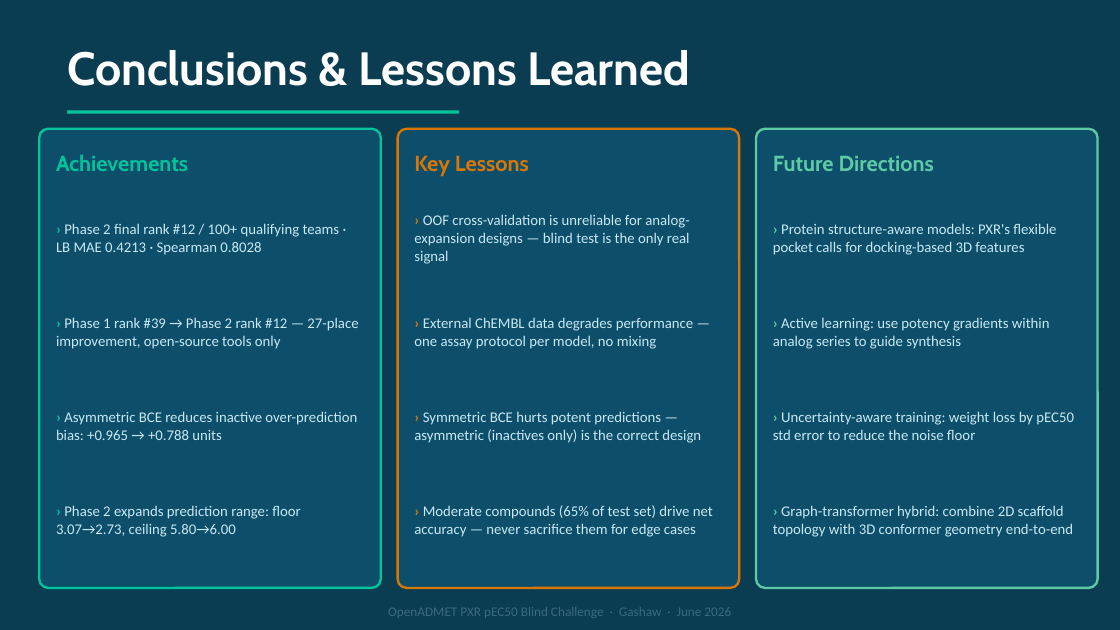
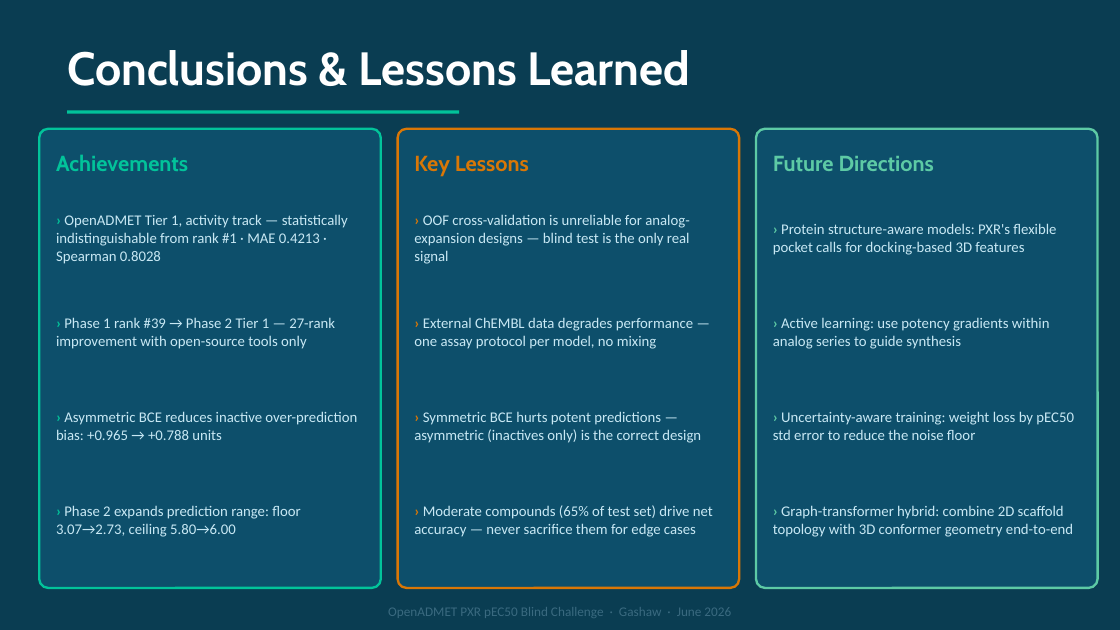
Before and after one commit to gashawmg/openadmet-pxr-pec50-challenge, a slide deck: slide 15 of pxr_challenge_presentation_v4.pptx. Drawn at 1120x630 pixels with LibreOffice and Linux fonts; fonts in the diff are those of the drawing. Boxes give left, top, right and bottom in pixels: in the first picture for what was removed or moved away, otherwise in the second. Text is boxed around its words. In the diff, an @@ line names an element or a change of style, - is before the commit and + after.

Commit message:
Reframe narrative: Tier 1 standing over rank number
- README: Rank #12 → Tier 1 (activity track, 43-entry top tier)
- Slide 1: 'Final Rank #12' card → 'Tier 1 / OpenADMET Standing'; '#39 improvement' → '#39 → T1 journey'
- Slide 13: Header → 'Phase 2 — OpenADMET Tier 1 · Activity Track'; top metric card → 'Tier 1 / 43-entry top tier'; table row → 'Tier 1, Activity Track (of 43)'
- Slide 14: Header → 'Tier 1 Confirmed'; bar label → 'Gashaw (Tier 1)'; first insight card references official OpenADMET Tier 1 designation (43 entries, sequential significance testing)
- Slide 15: Achievements lead with Tier 1 status and '#39 → Tier 1' journey
- Rebuilt pxr_challenge_presentation_v4.pptx

```diff
--- a/pxr_challenge_presentation_v4.pptx
+++ b/pxr_challenge_presentation_v4.pptx
@@ text at (56,214,348,264): text changed @@
-› Phase 2 final rank #12 / 100+ qualifying teams · LB MAE 0.4213 · Spearman 0.8028
+› OpenADMET Tier 1, activity track — statistically indistinguishable from rank #1 · MAE 0.4213 · Spearman 0.8028
@@ text at (56,317,335,349): text changed @@
-› Phase 1 rank #39 → Phase 2 rank #12 — 27-place improvement, open-source tools only
+› Phase 1 rank #39 → Phase 2 Tier 1 — 27-rank improvement with open-source tools only
```
Also in this commit, not shown: 3 other slides changed, 2 other files.
